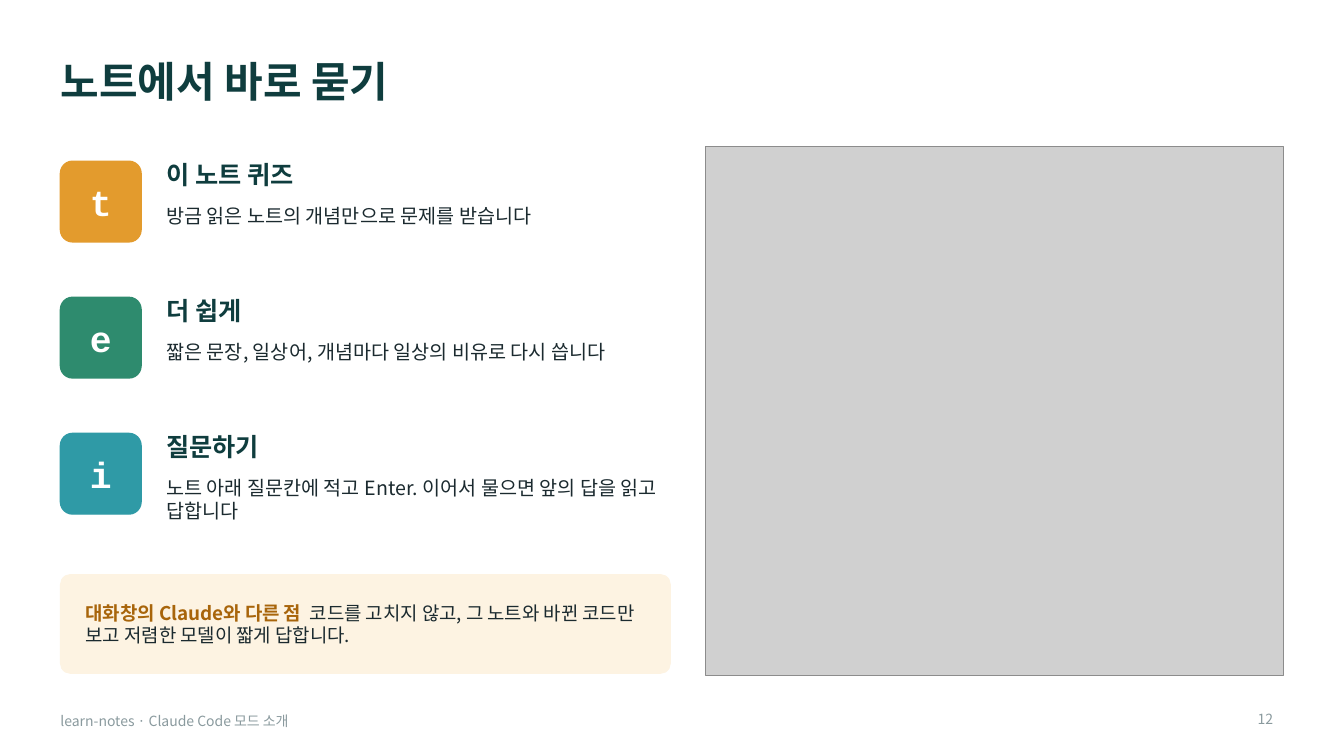
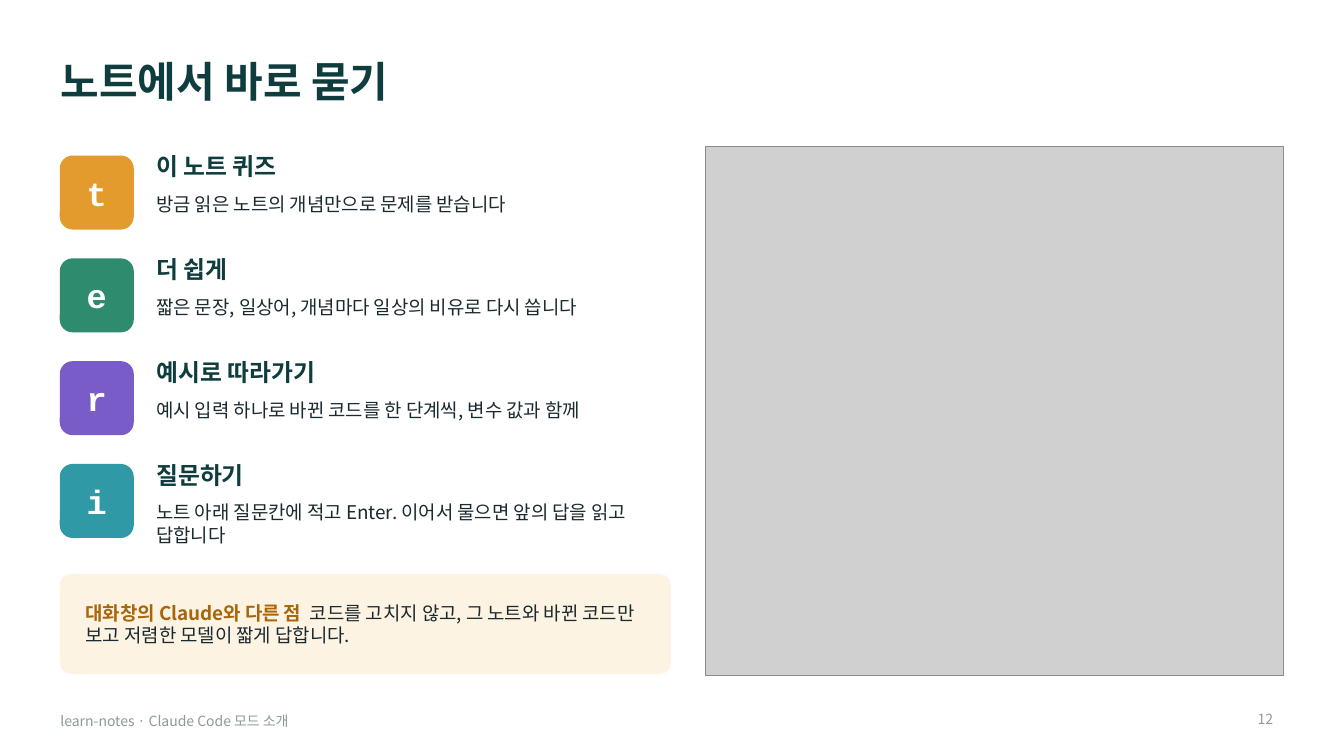
Before and after one commit to Owen-YC/learn-notes, a slide deck: slide 12 of docs/team/learn-notes-intro.pptx. Drawn at 1344x756 pixels with LibreOffice and Linux fonts; fonts in the diff are those of the drawing; grey boxes stand for pictures. Boxes give left, top, right and bottom in pixels: in the first picture for what was removed or moved away, otherwise in the second. Text is boxed around its words. In the diff, an @@ line names an element or a change of style, - is before the commit and + after.

```diff
--- a/docs/team/learn-notes-intro.pptx
+++ b/docs/team/learn-notes-intro.pptx
@@ rounded rectangle: place and size @@
-rounded rectangle at box(60, 161, 141, 242)
+rounded rectangle at box(60, 156, 133, 229)
@@ text "이 노트 퀴즈": place and size @@
-text "이 노트 퀴즈" at box(166, 163, 293, 187)
+text "이 노트 퀴즈" at box(156, 155, 277, 177)
@@ text "방금 읽은 노트의 개념만으로 문제를 ...": place and size @@
-text "방금 읽은 노트의 개념만으로 문제를 ..." at box(166, 206, 531, 225)
+text "방금 읽은 노트의 개념만으로 문제를 ..." at box(156, 195, 506, 213)
@@ size 26 to 24 pt in 3 elements at box(87, 183, 107, 207), box(87, 489, 107, 514), box(87, 290, 107, 309) @@
@@ text "e": place and size @@
-text "e" at box(90, 332, 112, 353)
+text "e" at box(87, 290, 107, 309)
@@ proportions changed in 3 elements at box(60, 156, 133, 229), box(60, 465, 133, 537), box(60, 259, 133, 332) @@
@@ rounded rectangle: place and size @@
-rounded rectangle at box(60, 297, 141, 378)
+rounded rectangle at box(60, 259, 133, 332)
@@ size 18 to 17 pt in 3 elements at box(156, 155, 277, 177), box(156, 464, 244, 486), box(156, 258, 228, 281) @@
@@ text "더 쉽게": place and size @@
-text "더 쉽게" at box(166, 299, 241, 323)
+text "더 쉽게" at box(156, 258, 228, 281)
@@ size 14 to 13.5 pt in 3 elements at box(156, 503, 626, 544), box(156, 195, 506, 213), box(156, 298, 577, 318) @@
@@ text "짧은 문장, 일상어, 개념마다 일상의 ...": place and size @@
-text "짧은 문장, 일상어, 개념마다 일상의 ..." at box(166, 342, 605, 363)
+text "짧은 문장, 일상어, 개념마다 일상의 ..." at box(156, 298, 577, 318)
@@ rounded rectangle added at box(60, 362, 133, 435), fill #7A5CC9, outline #7A5CC9 1 pt @@
@@ text added at box(156, 361, 315, 383), 17 pt, text #0F3D3E, bold @@
+예시로 따라가기
@@ text added at box(87, 393, 107, 411), 24 pt, text #FFFFFF, bold @@
+r
@@ text added at box(156, 401, 581, 421), 13.5 pt, text #1B2A2F @@
+예시 입력 하나로 바뀐 코드를 한 단계씩, 변수 값과 함께
@@ text "i": place and size @@
-text "i" at box(90, 462, 112, 488)
+text "i" at box(87, 489, 107, 514)
@@ rounded rectangle: place and size @@
-rounded rectangle at box(60, 434, 141, 514)
+rounded rectangle at box(60, 465, 133, 537)
@@ text "질문하기": place and size @@
-text "질문하기" at box(166, 435, 259, 459)
+text "질문하기" at box(156, 464, 244, 486)
@@ text "노트 아래 질문칸에 적고 Enter. ...": place and size @@
-text "노트 아래 질문칸에 적고 Enter. ..." at box(166, 478, 657, 520)
+text "노트 아래 질문칸에 적고 Enter. ..." at box(156, 503, 626, 544)
```
Also in this commit, not shown: 5 other slides changed, 18 other files.
